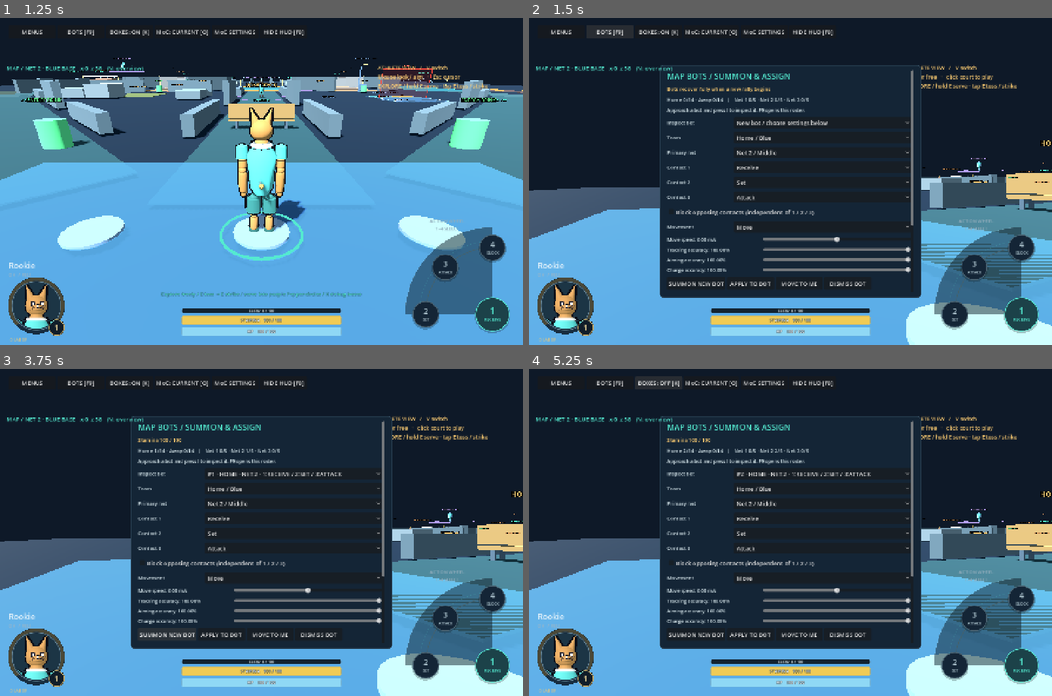
Above: before the commit, frames 1-4 (two rows, left to right).
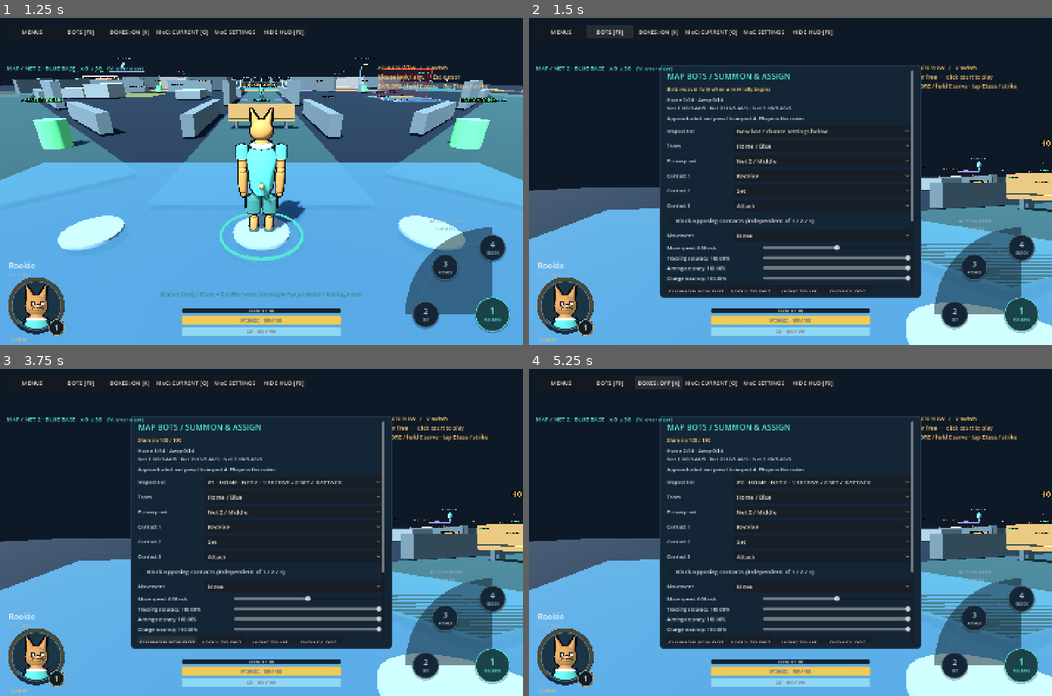
Above: after the commit, the same moments.

Repository: iracarranza/volley-world-battle-lines
Game: Godot game, scene res://title.tscn
Same seed, same stepped clock (60 frames per second), same inputs: the game is played once before the commit and once after it.
Inputs:
- Up to frame 1 (1.25 s): click "01 ENTER MAP" at 0.5 s
- Up to frame 2 (1.5 s): click "BOTS [F9]" at 1.25 s
- Up to frame 3 (3.75 s): click "APPLY TO BOT" at 2 s; click "DISMISS BOT" at 2.75 s; click "SUMMON NEW BOT" at 3.5 s
- Up to frame 4 (5.25 s): click "SUMMON NEW BOT" at 4.25 s; click "BOXES: ON [K]" at 5 s

Frame 1 is identical in both runs. In frame 2, 5.0% of the frame differs, in the area x 26-74%, y 24-84%; in frame 3, 5.0%; in frame 4, 5.0%.

Commit message:
Allow five bots per side at each net

Diff:
--- a/scripts/map_bot_menu.gd
+++ b/scripts/map_bot_menu.gd
@@ -123,7 +123,7 @@
 		selected_slot = -1
 		index = 0
 	roster.select(index)
-	summary.text = "Home %d/14 · Away %d/14   |   Net 1 %d/5 · Net 2 %d/5 · Net 3 %d/5" % [bots.count_team(false),bots.count_team(true),bots.count_net(0),bots.count_net(1),bots.count_net(2)]
+	summary.text = "Home %d/14 · Away %d/14\nNet 1 H%d/5 A%d/5 · Net 2 H%d/5 A%d/5 · Net 3 H%d/5 A%d/5" % [bots.count_team(false),bots.count_team(true),bots.count_net_side(0,false),bots.count_net_side(0,true),bots.count_net_side(1,false),bots.count_net_side(1,true),bots.count_net_side(2,false),bots.count_net_side(2,true)]
 
 func update_vitals() -> void:
 	if not panel.visible: return
--- a/scripts/map_bot_roster.gd
+++ b/scripts/map_bot_roster.gd
@@ -2,7 +2,7 @@
 ## Generic athletes. Responsibilities select actions; identity and placement stay stable.
 const Policy := preload("res://scripts/bot_contact_policy.gd")
 const Blocks := preload("res://scripts/bot_block_coordinator.gd")
-const MAX_PER_NET := 5
+const MAX_PER_NET_SIDE := 5
 const MAX_PER_TEAM := 14
 const POOL_SIZE := MAX_PER_TEAM*2
 var current_net := 1
@@ -86,6 +86,12 @@
 		if slot != except_slot and settings[slot].enabled and settings[slot].net_index == index: count += 1
 	return count
 
+func count_net_side(index: int,away: bool,except_slot: int = -1) -> int:
+	var count := 0
+	for slot in range(settings.size()):
+		if slot != except_slot and settings[slot].enabled and settings[slot].net_index == index and settings[slot].away == away: count += 1
+	return count
+
 func count_team(away: bool,except_slot: int = -1) -> int:
 	var count := 0
 	for slot in range(settings.size()):
@@ -96,8 +102,8 @@
 	last_error = ""
 	if slot < 0 or slot >= settings.size() or (index != -1 and not courts().has(index)) or action not in [0,1,2,3] or order not in [0,1,2,3]:
 		last_error = "Invalid bot assignment"
-	elif index >= 0 and count_net(index,slot) >= MAX_PER_NET:
-		last_error = "Net %d already has five bots" % (index+1)
+	elif index >= 0 and count_net_side(index,away,slot) >= MAX_PER_NET_SIDE:
+		last_error = "Net %d already has five %s bots" % [index+1,"Away" if away else "Home"]
 	elif count_team(away,slot) >= MAX_PER_TEAM:
 		last_error = "%s team already has fourteen bots" % ("Away" if away else "Home")
 	return last_error.is_empty()
--- a/tests/map_bot_roster_test.gd
+++ b/tests/map_bot_roster_test.gd
@@ -10,7 +10,10 @@
 	var bots = lab.training_bots
 	check(bots.settings.size() == 28 and not bots.any_enabled(),"Map starts with an empty bounded configurable roster")
 	for i in range(5): check(bots.summon(false,0,0,1) >= 0,"Repeated contact types can be summoned on Net 1")
-	check(bots.summon(true,0,2,3) == -1 and bots.count_net(0) == 5,"Five-bot net cap includes both teams")
+	check(bots.summon(false,0,2,3) == -1,"Sixth Home bot on the same net is rejected")
+	for i in range(5): check(bots.summon(true,0,2,3) >= 0,"Away side has five independent net places")
+	check(bots.count_net(0) == 10 and bots.count_net_side(0,false) == 5 and bots.count_net_side(0,true) == 5,"A net supports five athletes on each side")
+	check(bots.summon(true,0,2,3) == -1,"Sixth Away bot on the same net is rejected")
 	for i in range(5): check(bots.summon(false,1,1,2) >= 0,"Net 2 accepts its own roster")
 	for i in range(4): check(bots.summon(false,2,2,3) >= 0,"Net 3 accepts remaining team places")
 	check(bots.count_team(false) == 14 and bots.summon(false,2,3,0) == -1,"Fourteen-bot team cap applies across primary nets")
Not shown, changed: README.md
Not shown, changed: docs/map-play.md
